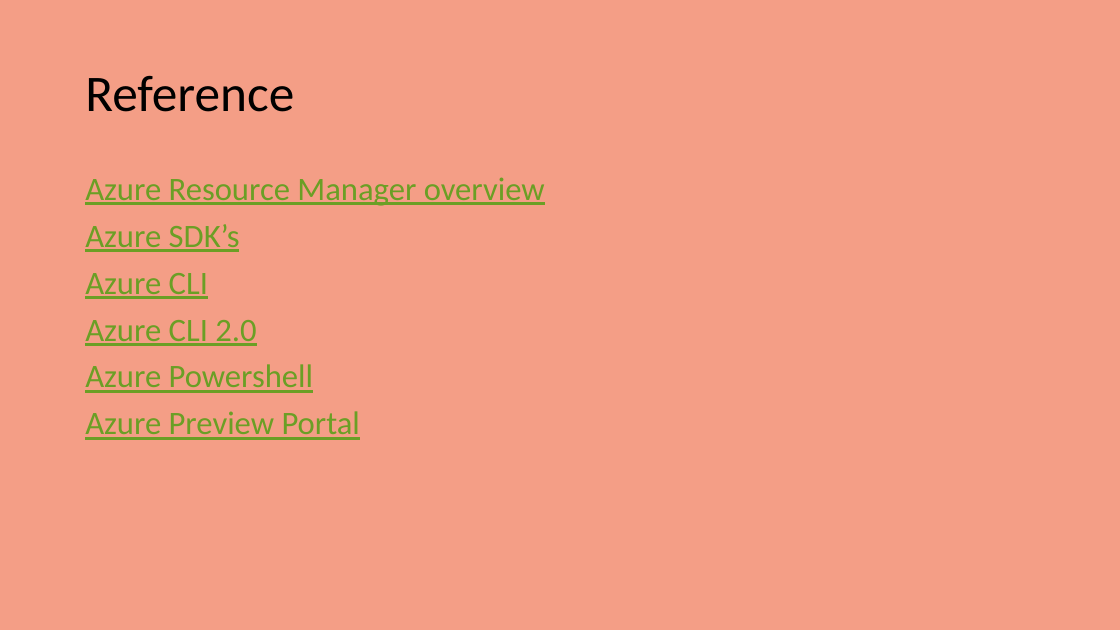
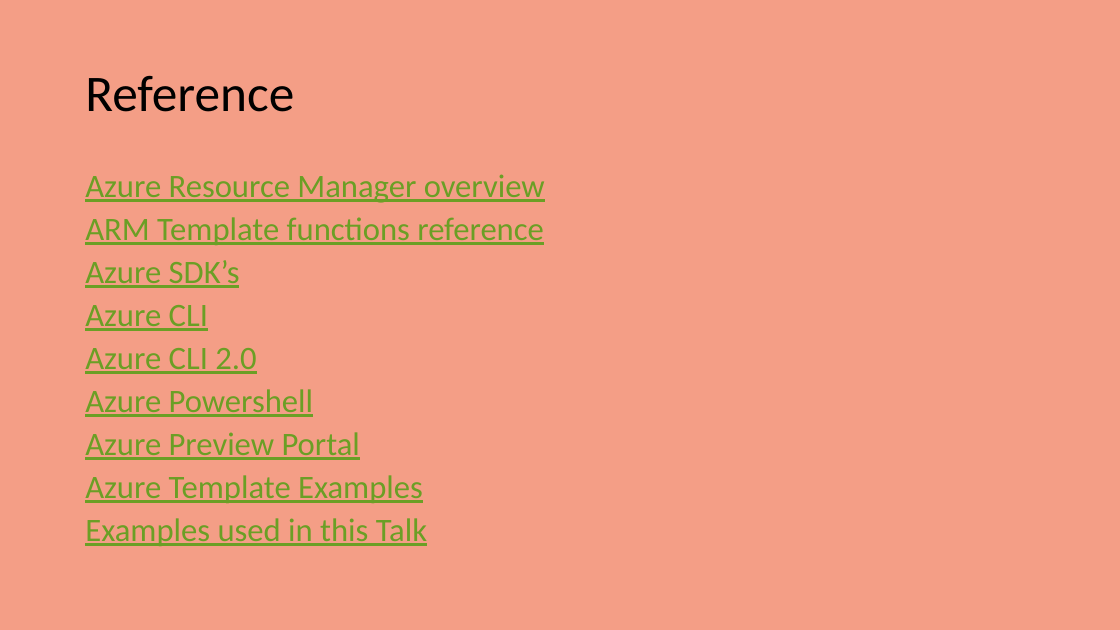
Before and after one commit to 4c74356b41/bbbb-is-the-word, a slide deck: slide 6 of _Working with Azure Resource Manager.pptx. Drawn at 1120x630 pixels with LibreOffice and Linux fonts; fonts in the diff are those of the drawing. Boxes give left, top, right and bottom in pixels: in the first picture for what was removed or moved away, otherwise in the second. Text is boxed around its words. In the diff, an @@ line names an element or a change of style, - is before the commit and + after.

```diff
--- a/_Working with Azure Resource Manager.pptx
+++ b/_Working with Azure Resource Manager.pptx
@@ text at (85,174,545,460): line spacing 0.9 to 0.8 @@
@@ text at (85,217,544,245): paragraph added @@
+ARM Template functions reference
@@ text at (85,475,427,546): paragraphs added @@
+Azure Template Examples
+Examples used in this Talk
```
Also in this commit, not shown: 1 slide added, 1 slide removed.
